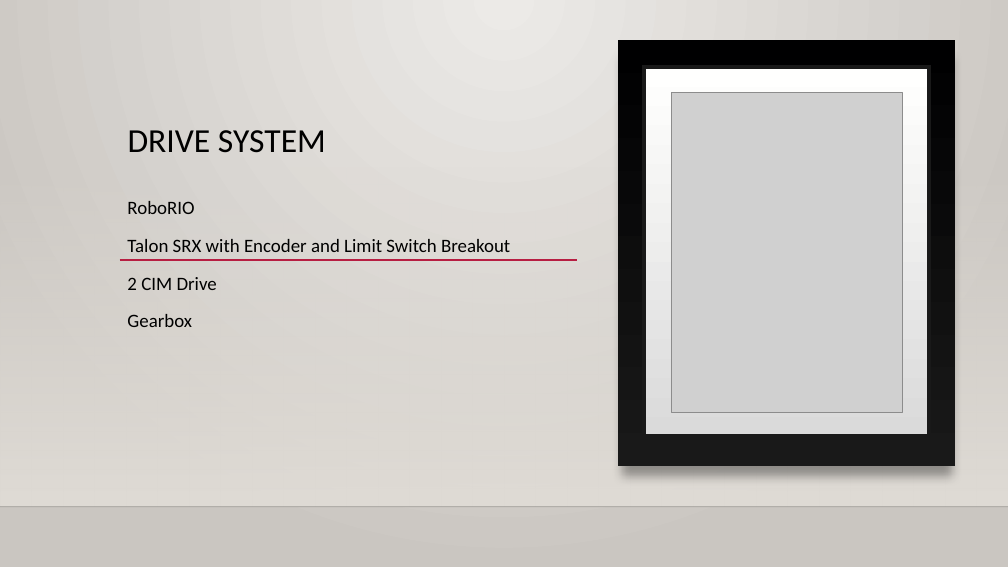
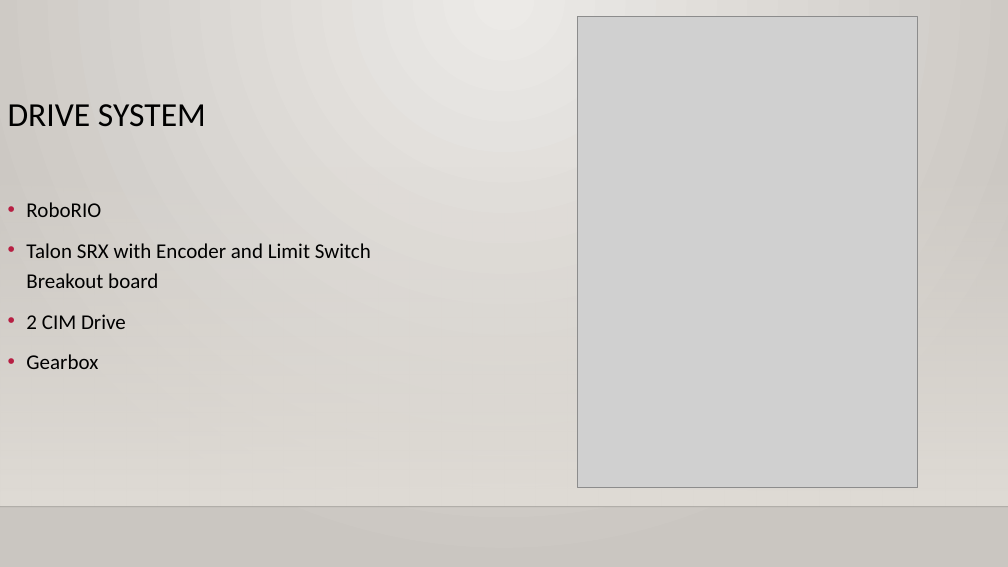
Before and after one commit to 4662FRCRobotics/Training, a slide deck: slide 7 of FRC 4662 Programming Intro.pptx. Drawn at 1008x567 pixels with LibreOffice and Linux fonts; fonts in the diff are those of the drawing; grey boxes stand for pictures; background and template pictures are left out. Boxes give left, top, right and bottom in pixels: in the first picture for what was removed or moved away, otherwise in the second. Text is boxed around its words. In the diff, an @@ line names an element or a change of style, - is before the commit and + after.

Commit message:
V3
Adding Arm/Drive breakout

```diff
--- a/FRC 4662 Programming Intro.pptx
+++ b/FRC 4662 Programming Intro.pptx
@@ picture resized from (x1=672, y1=93, x2=903, y2=413) to (x1=578, y1=16, x2=918, y2=488) @@
@@ rectangle removed at (x1=619, y1=40, x2=956, y2=466) @@
@@ rectangle removed at (x1=644, y1=67, x2=929, y2=436) @@
@@ title "DRIVE SYSTEM" moved from (x1=128, y1=130, x2=326, y2=153) to (x1=8, y1=104, x2=206, y2=127) @@
@@ title "DRIVE SYSTEM" at (x1=8, y1=104, x2=206, y2=127): vertical alignment bottom to top @@
@@ text "RoboRIO" moved from (x1=127, y1=201, x2=510, y2=327) to (x1=26, y1=202, x2=371, y2=369) @@
@@ text at (x1=26, y1=202, x2=126, y2=369): size 18 to 20 pt in "RoboRIO", "2 CIM Drive", "Gearbox"; bullet none to • @@
@@ text at (x1=26, y1=243, x2=371, y2=288): text changed; size 18 to 20 pt @@
-Talon SRX with Encoder and Limit Switch Breakout
+• Talon SRX with Encoder and Limit Switch Breakout board
@@ line removed from (119, 260) to (577, 260) @@
```
Also in this commit, not shown: 5 other slides changed, 3 other files.
